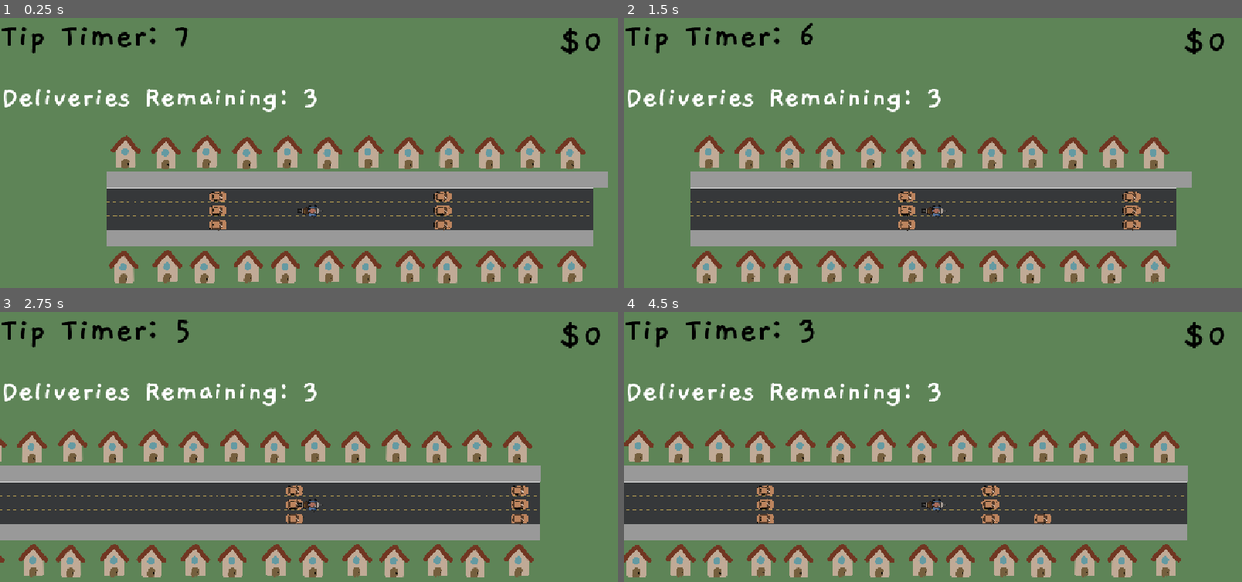
Above: before the commit, frames 1-4 (two rows, left to right).
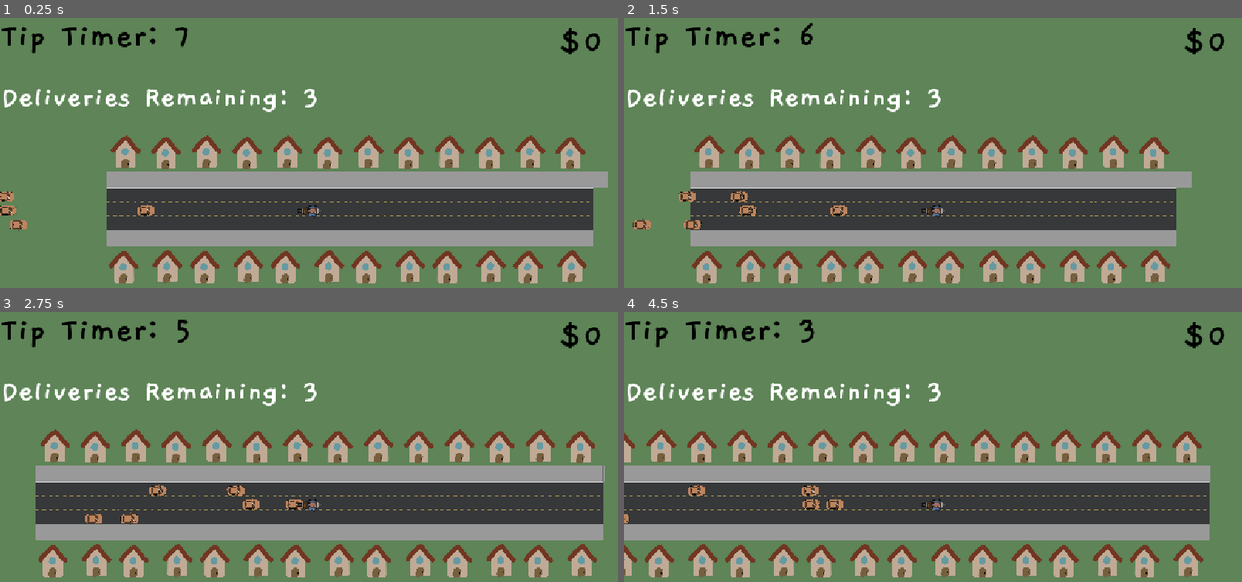
Above: after the commit, the same moments.

Repository: andreaTheCoder/brackeysgamejam
Game: Godot game, scene res://scenes/game.tscn
The game is run twice, just before and just after one commit, with the same random seed, the same clock (stepped at 60 frames per second) and the same inputs.
Inputs:
- Up to frame 1 (0.25 s): no input
- Up to frame 2 (1.5 s): hold Right (forward) 0.53-1.28 s; hold Space (button) 0.53-1.28 s; hold Left (backward) from 1.28 s (still down); tap Shift (deliver) at 1.35 s
- Up to frame 3 (2.75 s): release Left (backward) at 2.03 s; hold Right (forward) from 2.03 s (still down); hold Space (button) from 2.03 s (still down)
- Up to frame 4 (4.5 s): release Space (button) at 2.78 s; tap Shift (deliver) at 2.85, 4.35 s; release Right (forward) at 3.53 s; hold Space (button) 3.53-4.28 s; hold Left (backward) from 3.53 s (still down)

The runs differ from the first frame. In frame 1, 0.9% of the frame differs, in the area x 0-74%, y 64-79%; in frame 2, 1.1%; in frame 3, 23%, in the area x 0-98%, y 43-99%; in frame 4, 20%.

Commit message:
made car speed variable, tweaked collider and motocycle speed

Diff:
--- a/scenes/NPCcar.tscn
+++ b/scenes/NPCcar.tscn
@@ -4,7 +4,7 @@
 [ext_resource type="Texture2D" uid="uid://spjrp5ogp547" path="res://assets/handmade/car2.webp" id="2_g51ie"]
 
 [sub_resource type="RectangleShape2D" id="RectangleShape2D_g51ie"]
-size = Vector2(25.4545, 10.9091)
+size = Vector2(28.1818, 14.5455)
 
 [node name="Car" type="RigidBody2D"]
 z_index = 1
@@ -20,7 +20,7 @@
 texture = ExtResource("2_g51ie")
 
 [node name="CollisionShape2D" type="CollisionShape2D" parent="."]
-position = Vector2(4.33488e-07, 0)
+position = Vector2(0, 1.76105e-07)
 shape = SubResource("RectangleShape2D_g51ie")
 
 [connection signal="body_entered" from="." to="." method="_on_body_entered"]
--- a/scripts/NPCcar.gd
+++ b/scripts/NPCcar.gd
@@ -1,11 +1,18 @@
 extends RigidBody2D
 var front
-const SPEED = 75
+var speed
 var direction = -1
 @onready var bike: CharacterBody2D = $"../Bike"
+const MINCARSPEED = 50
+const MAXCARSPEED = 125
+
+func _ready() -> void:
+	speed = randf_range(MINCARSPEED, MAXCARSPEED)
 
 func _process(delta: float) -> void:
-	position.x += SPEED * delta * direction
+	position.x += speed * delta * direction
 
 func _on_body_entered(_body: Node2D) -> void:
 	bike.stun()
+	if _body is RigidBody2D:
+		queue_free()
--- a/scripts/bike.gd
+++ b/scripts/bike.gd
@@ -5,7 +5,7 @@
 const DECEL_SPEED = 5
 const BACKWARDS_MAX_SPEED = -200# rate at which you decelerate when spacebar is let go
 const X_ACCEL = 100.0 # X direction acceleration
-const MAX_SPEED = 350
+const MAX_SPEED = 275
 const X_DECEL = 100 # rate at which you decelerate when spacebar is let go
 # y deceleration speed
 const Y_DECEL = 0.5
--- a/scripts/spawner.gd
+++ b/scripts/spawner.gd
@@ -10,10 +10,9 @@
 const maxSpawnTime: float = 10
 const STARTING_BEHIND_X = 100 # x that the car spawns behind the player
 
-
 func _ready() -> void:
-	spawn_car()
-
+	var my_car = spawn_car()
+	my_car.position.x = position.x -  randf_range(300, 100)
 	if front:
 		spawn_timer.wait_time = randf_range(minSpawnTime, maxSpawnTime*.5)
 	else:
